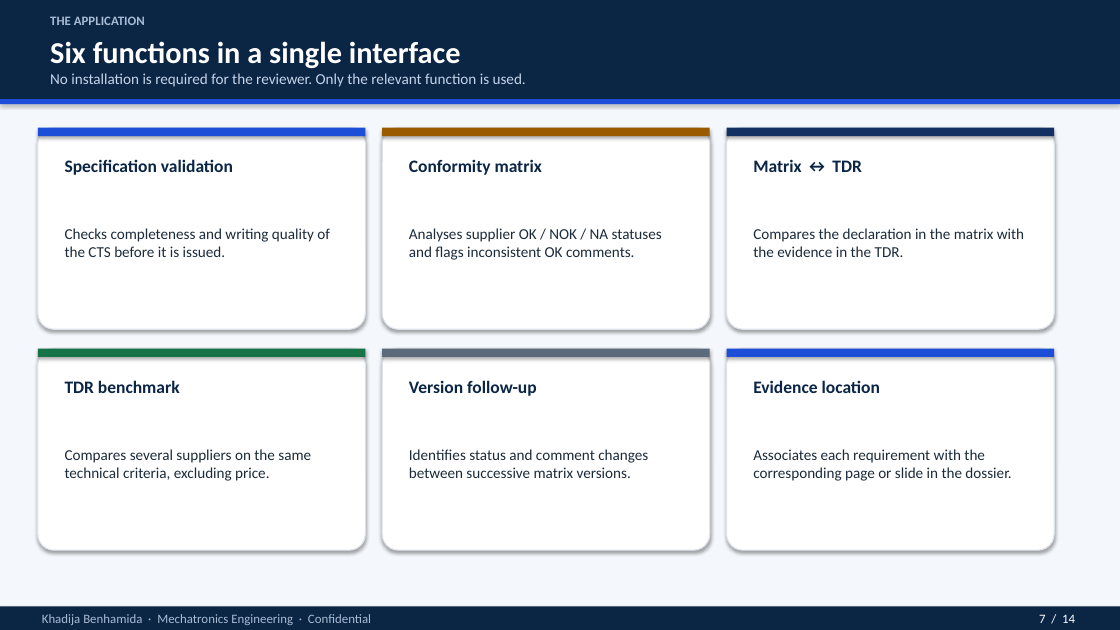
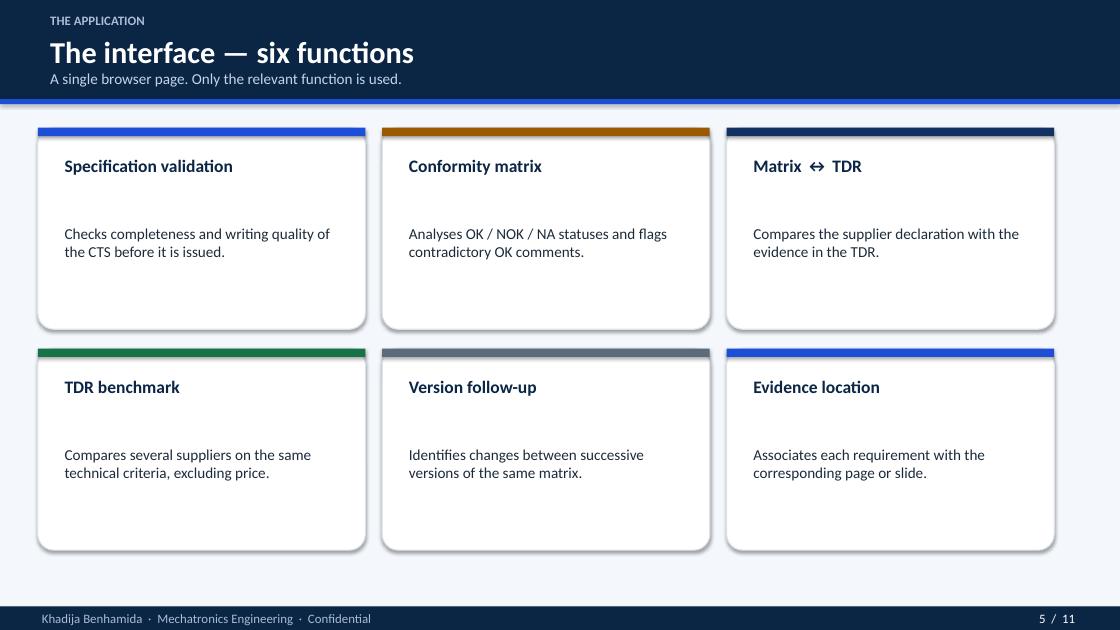
Before and after one commit to Rihabbbbbbbbb/leon_spec, a slide deck: slide 5 of docs/LEON_intro_for_non_specialists.pptx (slide 7 before the commit). Drawn at 1120x630 pixels with LibreOffice and Linux fonts; fonts in the diff are those of the drawing. Boxes give left, top, right and bottom in pixels: in the first picture for what was removed or moved away, otherwise in the second. Text is boxed around its words. In the diff, an @@ line names an element or a change of style, - is before the commit and + after.

```diff
--- a/docs/LEON_intro_for_non_specialists.pptx
+++ b/docs/LEON_intro_for_non_specialists.pptx
@@ text at (50,41,414,64): text changed @@
-Six functions in a single interface
+The interface — six functions
@@ text at (50,73,402,87): text changed @@
-No installation is required for the reviewer. Only the relevant function is used.
+A single browser page. Only the relevant function is used.
@@ text at (409,228,667,260): text changed @@
-Analyses supplier OK / NOK / NA statuses and flags inconsistent OK comments.
+Analyses OK / NOK / NA statuses and flags contradictory OK comments.
@@ text at (753,228,1020,257): text changed @@
-Compares the declaration in the matrix with the evidence in the TDR.
+Compares the supplier declaration with the evidence in the TDR.
@@ text at (409,449,644,478): text changed @@
-Identifies status and comment changes between successive matrix versions.
+Identifies changes between successive versions of the same matrix.
@@ text at (753,449,985,481): text changed @@
-Associates each requirement with the corresponding page or slide in the dossier.
+Associates each requirement with the corresponding page or slide.
@@ text at (1039,614,1075,623): text changed @@
-7 / 14
+5 / 11
```
Also in this commit, not shown: 10 other slides changed, 3 slides removed, 1 other file.
